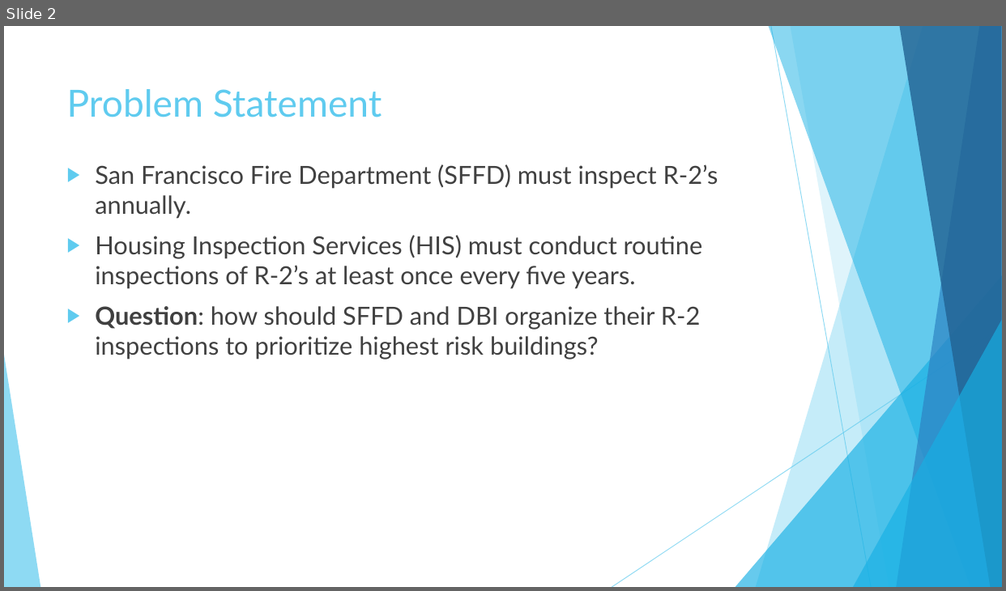
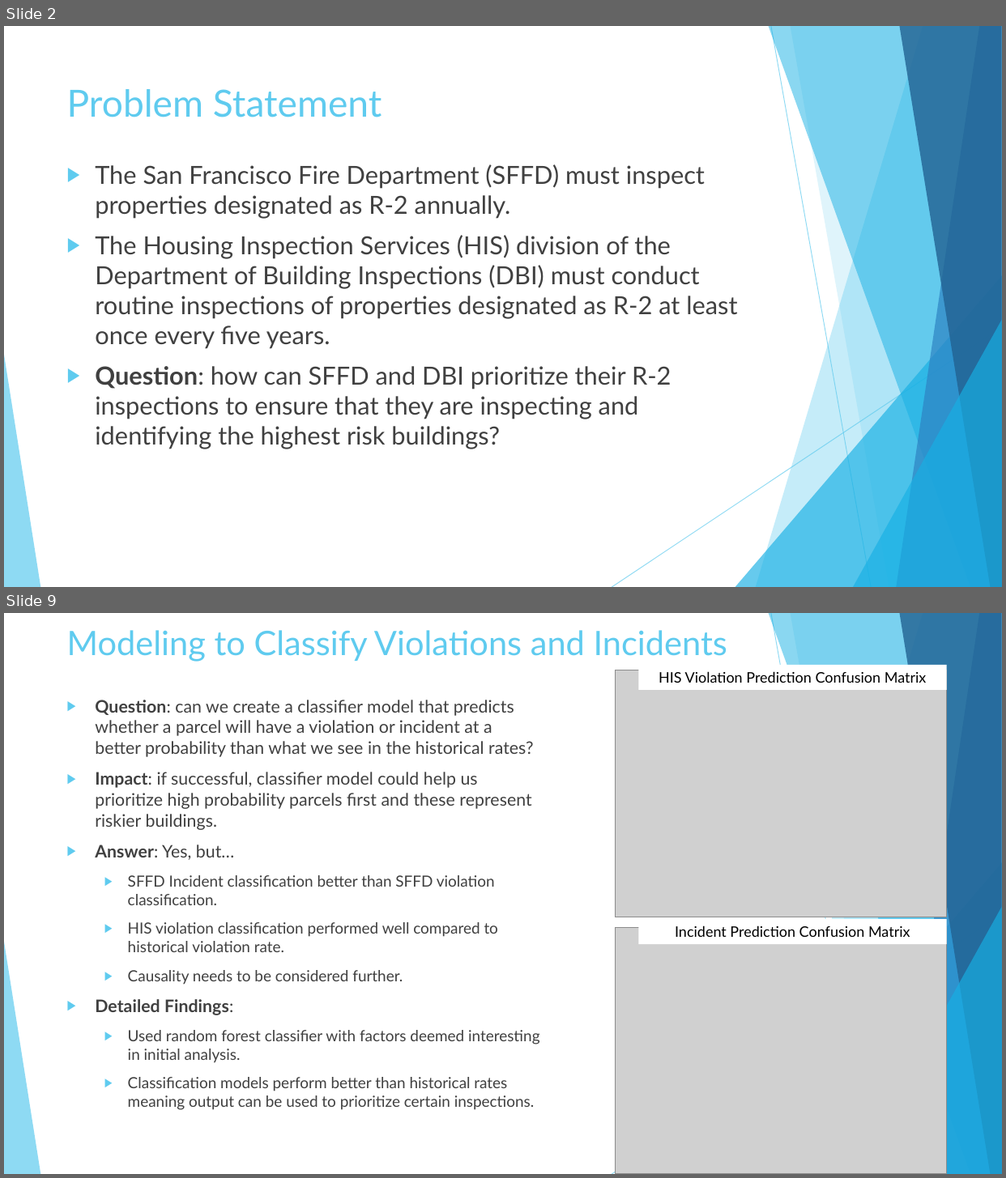
Before and after one commit to justinirving314/sfpd_ds_question, a slide deck: SFPD Interview Presentation.pptx. Shown one above the other, each under a label of ours: slide 2 before the commit, slides 2 and 9 after it; the slides between them are not shown. The pictures are 1006x591 and 1006x1178 pixels, drawn with LibreOffice and Linux fonts; fonts in the diff are those of the drawing; grey boxes stand for pictures. Boxes give left, top, right and bottom in pixels: in the first picture for what was removed or moved away, otherwise in the second. Text is boxed around its words. In the diff, an @@ line names an element or a change of style, - is before the commit and + after.

```diff
--- a/SFPD Interview Presentation.pptx
+++ b/SFPD Interview Presentation.pptx
@@ slide 9 added at (x1=4, y1=613, x2=1002, y2=1174), background #FFFFFF; not listed: 10 template elements that a slide beside it also shows @@
@@ title added at (x1=67, y1=630, x2=727, y2=662), 32.4 pt, text #5FCBEF @@
+Modeling to Classify Violations and Incidents
@@ picture added at (x1=615, y1=671, x2=947, y2=917) @@
@@ rectangle added at (x1=639, y1=665, x2=947, y2=690), fill #FFFFFF, 14 pt, text #000000 @@
+HIS Violation Prediction Confusion Matrix
@@ text added at (x1=95, y1=700, x2=540, y2=1110), 14.8 pt, text #404040 @@
+▶ Question: can we create a classifier model that predicts whether a parcel will have a violation or incident at a better probability than what we see in the historical rates?
+▶ Impact: if successful, classifier model could help us prioritize high probability parcels first and these represent riskier buildings.
+▶ Answer: Yes, but…
+  ▶ SFFD Incident classification better than SFFD violation classification.
+  ▶ HIS violation classification performed well compared to historical violation rate.
+  ▶ Causality needs to be considered further.
+▶ Detailed Findings:
+  ▶ Used random forest classifier with factors deemed interesting in initial analysis.
+  ▶ Classification models perform better than historical rates meaning output can be used to prioritize certain inspections.
@@ picture added at (x1=615, y1=928, x2=947, y2=1174) @@
@@ rectangle added at (x1=639, y1=919, x2=947, y2=944), fill #FFFFFF, 14 pt, text #000000 @@
+Incident Prediction Confusion Matrix
@@ slide 2 changed as well @@
@@ text at (x1=95, y1=165, x2=737, y2=450): text changed @@
-▶ San Francisco Fire Department (SFFD) must inspect R-2’s annually.
-▶ Housing Inspection Services (HIS) must conduct routine inspections of R-2’s at least once every five years.
-▶ Question: how should SFFD and DBI organize their R-2 inspections to prioritize highest risk buildings?
+▶ The San Francisco Fire Department (SFFD) must inspect properties designated as R-2 annually.
+▶ The Housing Inspection Services (HIS) division of the Department of Building Inspections (DBI) must conduct routine inspections of properties designated as R-2 at least once every five years.
+▶ Question: how can SFFD and DBI prioritize their R-2 inspections to ensure that they are inspecting and identifying the highest risk buildings?
```
Also in this commit, not shown: 4 other slides changed, 6 other slides added, 4 slides removed, 29 other files.
